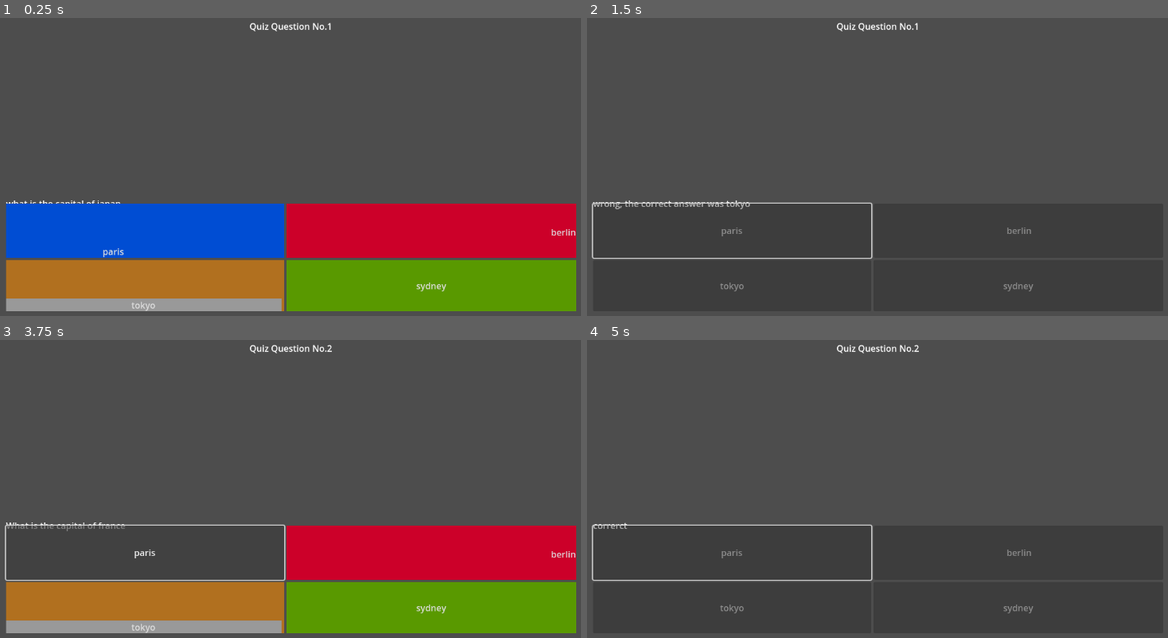
Above: before the commit, frames 1-4 (two rows, left to right).
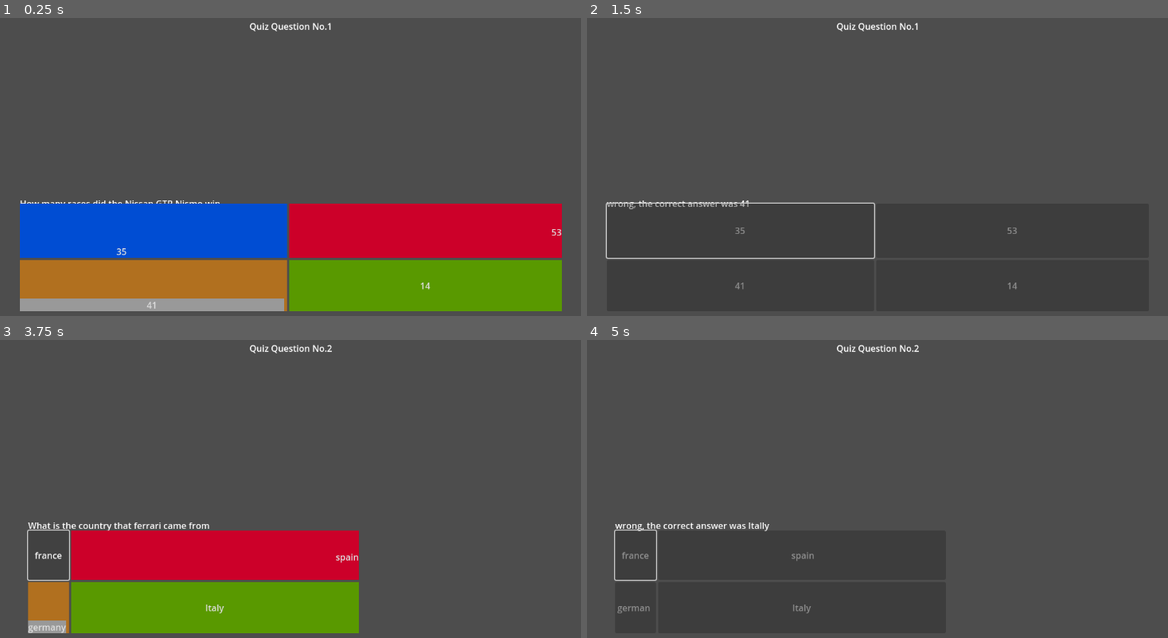
Above: after the commit, the same moments.

Repository: mahalb45/quizgame
Game: Godot game, scene res://quiz_scene.tscn
Same seed, same stepped clock (60 frames per second), same inputs: the game is played once before the commit and once after it.
Inputs:
- Up to frame 1 (0.25 s): no input
- Up to frame 2 (1.5 s): click "paris" (after the commit: "35") at 0.5 s; tap Enter at 1.25 s
- Up to frame 3 (3.75 s): tap Space at 2, 3.5 s; tap Enter at 2.75 s
- Up to frame 4 (5 s): click "paris" (after the commit: "france") at 4.25 s

The runs differ from the first frame. In frame 1, 2.5% of the frame differs, in the area x 0-100%, y 61-99%; in frame 2, 0.7%; in frame 3, 28%; in frame 4, 1.2%.

Commit message:
Added more questions

Diff:
--- a/Questions.gd
+++ b/Questions.gd
@@ -2,9 +2,15 @@
 var score = 0
 
 var questions = {
-	1:["What is the capital of france", "paris"," berlin", "tokyo", "sydney", "paris", null],
-	2:["What is the capital of germany", "paris"," berlin", "tokyo", "sydney", "berlin", null],
-	3:["what is the capital of japan", "paris"," berlin", "tokyo", "sydney", "tokyo", null]
+	1:["What is the country that ferrari came from", "france"," spain", "germany", "Italy", "Itally", null],
+	2:["What is the country that Lamborghini came from", "france"," spain", "germany", "Italy", "Itally", null],
+	3:["What is the country that Aston Martin came from", "france"," spain", "England", "Italy", "England", null],
+	4:["what year did the porsche 911 debut", "1968", "1963", "1971", "1969", "1963", null],
+	5:["In what year did the 911 (996) GT3 rs first debut", "2000's", "1990's", "1980's", "1970's", "2000's", null],
+	6:["How many races did the Nissan GTR Nismo win", "35", "53", "41", "14", "41", null],
+	7:["Which car manufacturer has the most Endurance race wins", "Mclaren", "Ferrari", "Porsche", "Nissan", "Porsche", null],
+	8:["What is the fastest road legal car?", "Bugatti Chiron Pur Sport", "Koenigsegg Agera RS", "Mclaren P1", "Ferrari La Ferrari", "Koenigsegg Agera RS", null],
+	9:[""]
 }
 
 var available_questions = questions.keys()
